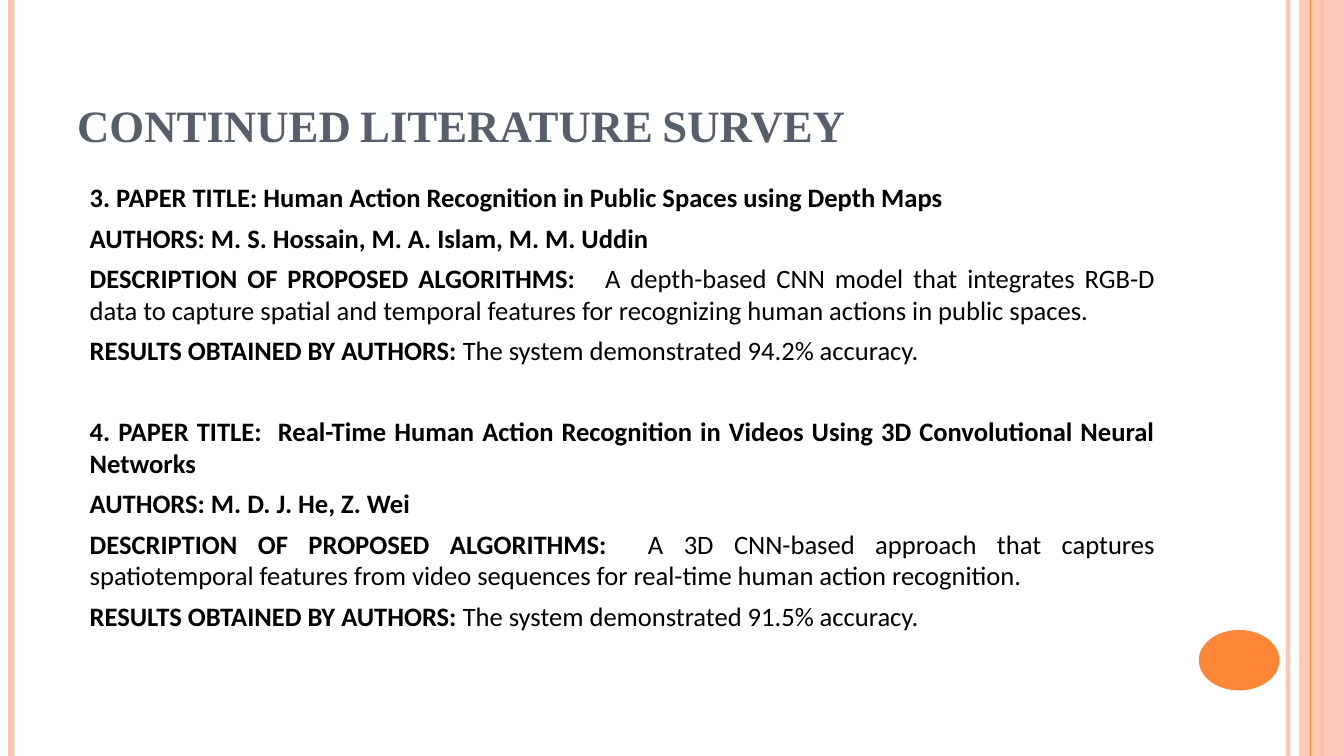
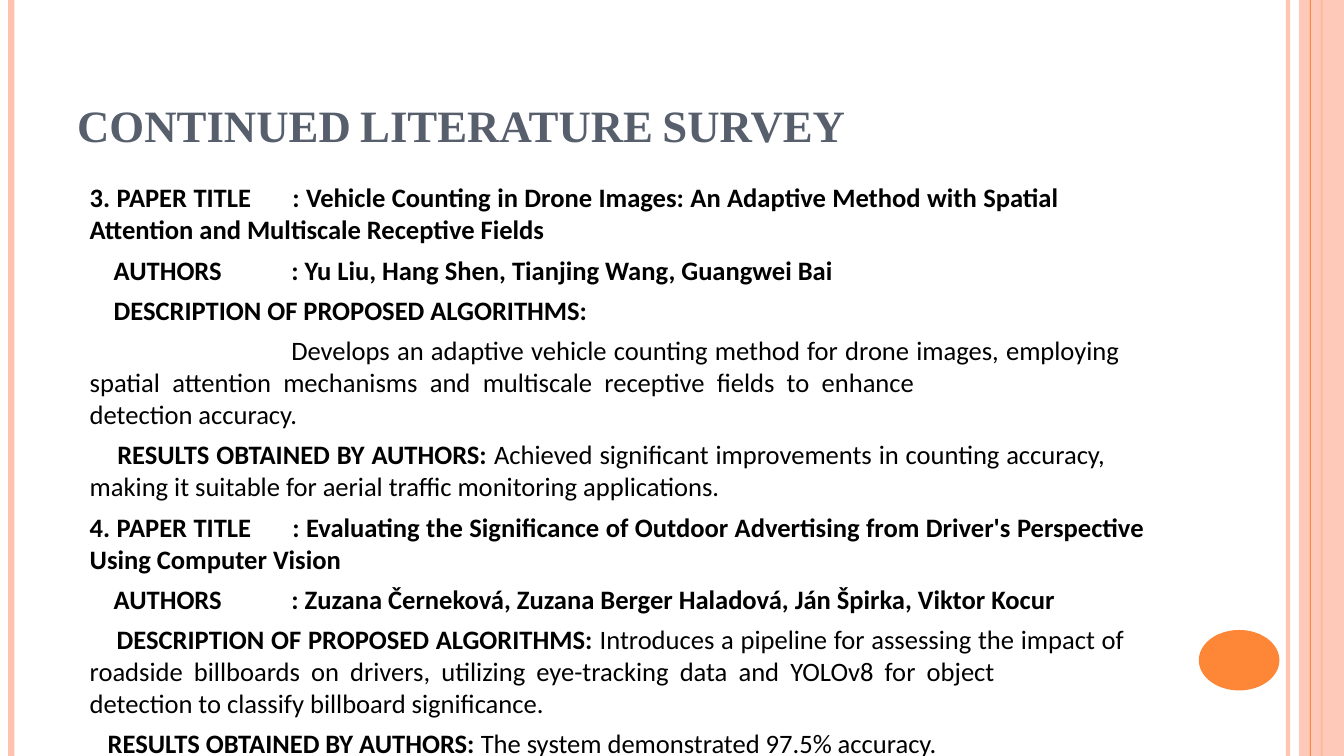
Before and after one commit to karthikeya-goud/Mini_project, a slide deck: slide 6 of B10 PRC 3.pptx. Drawn at 1344x756 pixels with LibreOffice and Linux fonts; fonts in the diff are those of the drawing. Boxes give left, top, right and bottom in pixels: in the first picture for what was removed or moved away, otherwise in the second. Text is boxed around its words. In the diff, an @@ line names an element or a change of style, - is before the commit and + after.

```diff
--- a/B10 PRC 3.pptx
+++ b/B10 PRC 3.pptx
@@ text at (90, 188, 1144, 718): text changed; bold off @@
-3. PAPER TITLE: Human Action Recognition in Public Spaces using Depth Maps
-AUTHORS: M. S. Hossain, M. A. Islam, M. M. Uddin
-DESCRIPTION OF PROPOSED ALGORITHMS: A depth-based CNN model that integrates RGB-D data to capture spatial and temporal features for recognizing human actions in public spaces.
-RESULTS OBTAINED BY AUTHORS: The system demonstrated 94.2% accuracy.
-4. PAPER TITLE: Real-Time Human Action Recognition in Videos Using 3D Convolutional Neural Networks
-AUTHORS: M. D. J. He, Z. Wei
-DESCRIPTION OF PROPOSED ALGORITHMS: A 3D CNN-based approach that captures spatiotemporal features from video sequences for real-time human action recognition.
-RESULTS OBTAINED BY AUTHORS: The system demonstrated 91.5% accuracy.
+3. PAPER TITLE : Vehicle Counting in Drone Images: An Adaptive Method with Spatial Attention and Multiscale Receptive Fields
+AUTHORS : Yu Liu, Hang Shen, Tianjing Wang, Guangwei Bai
+DESCRIPTION OF PROPOSED ALGORITHMS:
+Develops an adaptive vehicle counting method for drone images, employing spatial attention mechanisms and multiscale receptive fields to enhance detection accuracy.
+RESULTS OBTAINED BY AUTHORS: Achieved significant improvements in counting accuracy, making it suitable for aerial traffic monitoring applications.
+4. PAPER TITLE : Evaluating the Significance of Outdoor Advertising from Driver's Perspective Using Computer Vision
+AUTHORS : Zuzana Černeková, Zuzana Berger Haladová, Ján Špirka, Viktor Kocur
+DESCRIPTION OF PROPOSED ALGORITHMS: Introduces a pipeline for assessing the impact of roadside billboards on drivers, utilizing eye-tracking data and YOLOv8 for object detection to classify billboard significance.
+RESULTS OBTAINED BY AUTHORS: The system demonstrated 97.5% accuracy.
```
Also in this commit, not shown: 15 other slides changed, 3 slides added, 6 slides removed.
